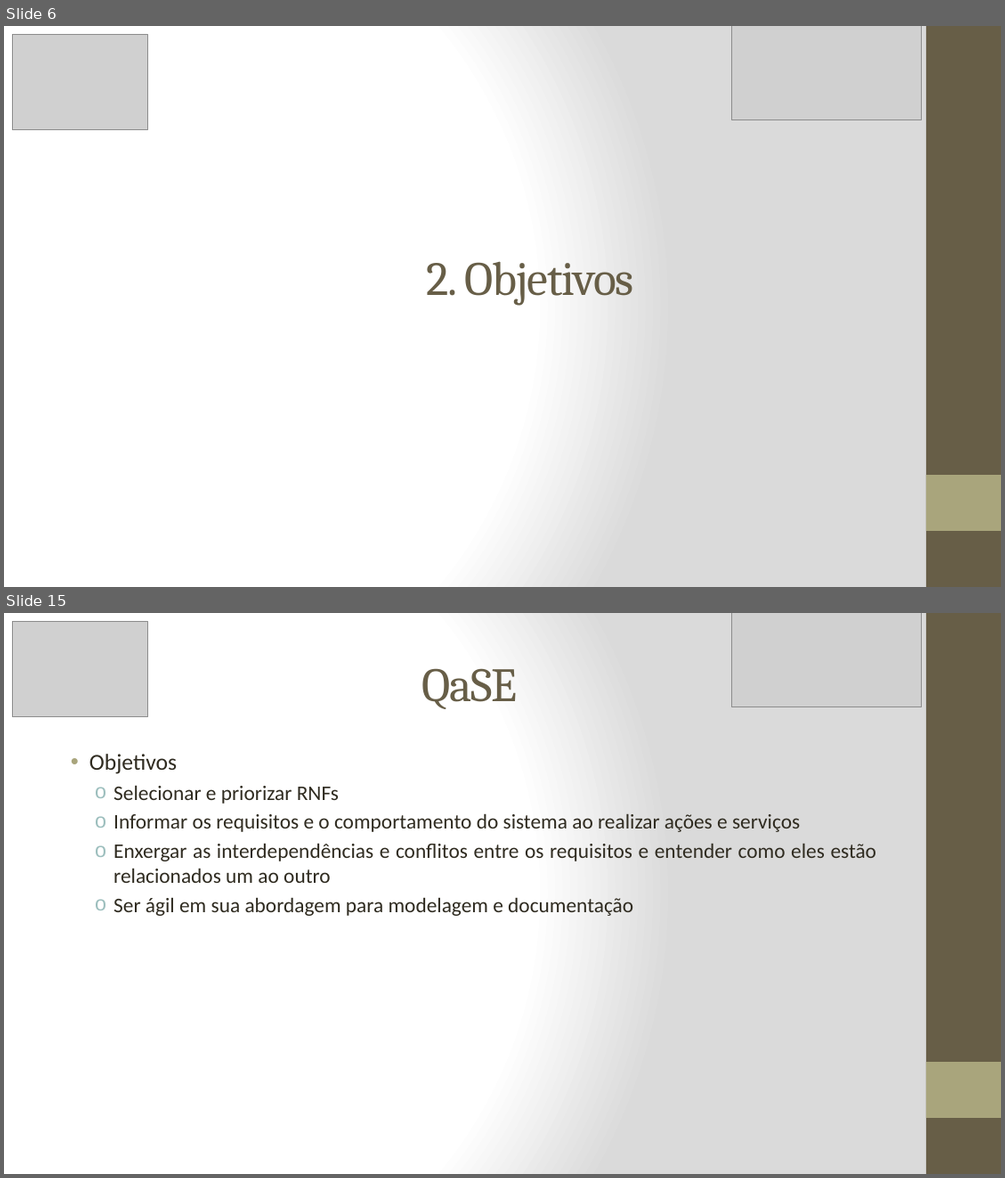
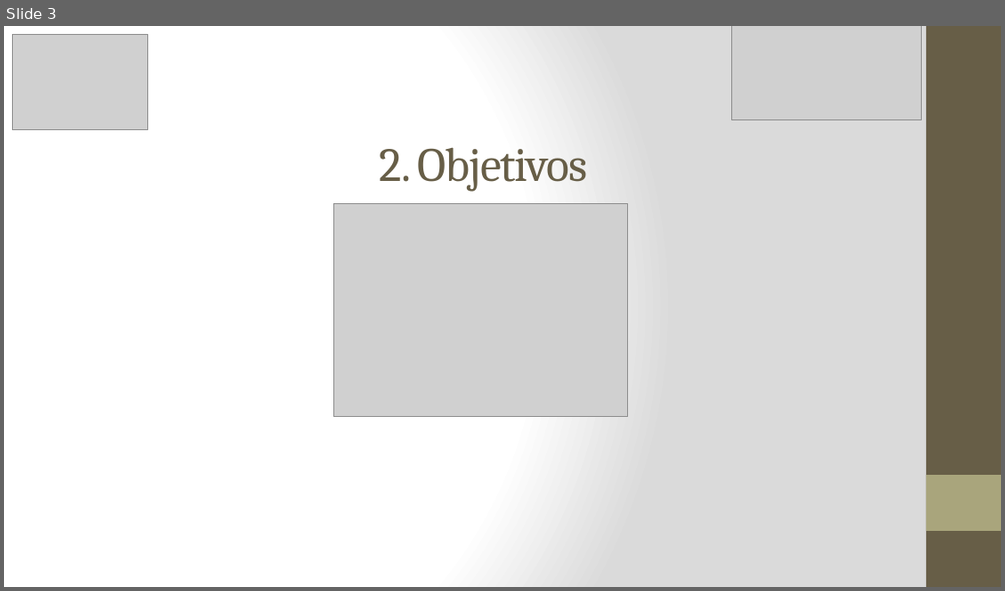
Before and after one commit to marlonscastro/estagiotcc, a slide deck: Apresentação_PPT.pptx. Shown one above the other, each under a label of ours: slides 6 and 15 before the commit, slide 3 after it; the slides between them are not shown. The pictures are 1005x1178 and 1005x591 pixels, drawn with LibreOffice and Linux fonts; fonts in the diff are those of the drawing; grey boxes stand for pictures. Boxes give left, top, right and bottom in pixels: in the first picture for what was removed or moved away, otherwise in the second. Text is boxed around its words. In the diff, an @@ line names an element or a change of style, - is before the commit and + after.

```diff
--- a/Apresentação_PPT.pptx
+++ b/Apresentação_PPT.pptx
@@ slide 15 removed at (4, 613, 1001, 1174), background gradient #FFFFFF to #DADADA; not listed: 2 template elements that a slide beside it also shows @@
@@ picture removed at (12, 621, 147, 717) @@
@@ picture removed at (732, 613, 922, 706) @@
@@ title removed at (421, 668, 517, 709) @@
-QaSE
@@ text removed at (89, 754, 877, 916) @@
-• Objetivos
-  o Selecionar e priorizar RNFs
-  o Informar os requisitos e o comportamento do sistema ao realizar ações e serviços
-  o Enxergar as interdependências e conflitos entre os requisitos e entender como eles estão relacionados um ao outro
-  o Ser ágil em sua abordagem para modelagem e documentação
@@ what was slide 6 is now slide 3 @@
@@ slide 3 changed as well @@
@@ title "2. Objetivos": place and size @@
-title "2. Objetivos" at (427, 261, 634, 305)
+title "2. Objetivos" at (380, 147, 587, 192)
@@ picture added at (334, 203, 628, 417) @@
```
Also in this commit, not shown: 5 other slides changed, 3 slides added, 20 other slides removed, 3 other files.
